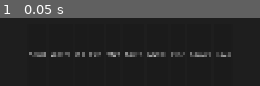
Above: before the commit, frame 1.
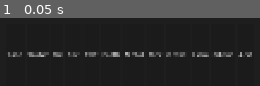
Above: after the commit, the same moment.

Repository: OmarSaez/Sandbox-game
Game: Godot game, scene res://scenes/main/main_scene.tscn
Same seed, same stepped clock (60 frames per second), same inputs: the game is played once before the commit and once after it.
Inputs:
- Up to frame 1 (0.05 s): no input

The runs differ from the first frame. In frame 1, 4.1% of the frame differs, in the area x 3-97%, y 50-58%.

Commit message:
Se agrega el ACIDO y el ANTI acido

Diff:
--- a/sandbox/scripts/sandbox/material.gd
+++ b/sandbox/scripts/sandbox/material.gd
@@ -21,6 +21,10 @@
 	GRAV_SLOW = 1 << 11,
 	GRAV_UP = 1 << 12,
 	GRAV_STATIC = 1 << 13,
+
+	# Interactions
+	ACID = 1 << 14,
+	ANTI_ACID = 1 << 15
 }
 
 @export var name: String = "Material"
--- a/sandbox/scripts/sandbox/sandbox_grid.gd
+++ b/sandbox/scripts/sandbox/sandbox_grid.gd
@@ -67,8 +67,11 @@
 	# Lava (Slow Liquid + Hot)
 	_register_material(11, Color.ORANGE, SandboxMaterial.Tags.LIQUID | SandboxMaterial.Tags.INCENDIARY | SandboxMaterial.Tags.GRAV_SLOW)
 
-	# Obsidian (Hard Rock)
-	_register_material(12, Color(0.1, 0.05, 0.2), SandboxMaterial.Tags.SOLID | SandboxMaterial.Tags.GRAV_STATIC)
+	# Obsidian (Hard Rock + Anti-Acid)
+	_register_material(12, Color(0.1, 0.05, 0.2), SandboxMaterial.Tags.SOLID | SandboxMaterial.Tags.GRAV_STATIC | SandboxMaterial.Tags.ANTI_ACID)
+
+	# Acid (Neon Green + Melts things)
+	_register_material(13, Color("#39FF14"), SandboxMaterial.Tags.LIQUID | SandboxMaterial.Tags.ACID | SandboxMaterial.Tags.GRAV_NORMAL)
 
 	# Fill with empty
 	cells.fill(0)
@@ -93,6 +96,8 @@
 	_add_button("Elec", 9)
 	_add_button("Gravel", 10)
 	_add_button("Lava", 11)
+	_add_button("Obisid", 12)
+	_add_button("Acid", 13)
 
 func _add_button(text, mat_id):
 	var btn = Button.new()
@@ -261,10 +266,14 @@
 		if randf() < 0.7: _set_cell(x, y, 0) # Vanish VERY fast
 		_check_neighbors_for_reaction(x, y, false)
 
-	# PULSE TRIGGER: Conductors with charge trigger TNT, but don't seed other metals here
+	# PASS 3: Conductor Pulse (Triggering TNT/Devices)
 	var charge = charge_array[idx]
 	if charge == 100:
 		_trigger_electric_devices(x, y)
+
+	# PASS 4: Acid interaction (Melting things!)
+	if (tags & SandboxMaterial.Tags.ACID):
+		_check_neighbors_for_reaction(x, y, false)
 
 func _trigger_electric_devices(x, y):
 	for ny in range(y - 1, y + 2):
@@ -290,9 +299,20 @@
 
 				# Lava + Water -> Obsidian
 				if (my_id == 11 and n_id == 2) or (my_id == 2 and n_id == 11):
-					_set_cell(x, y, 12) # Turn self to obsidian
-					_set_cell(nx, ny, 12) # Turn neighbor to obsidian
-					return # Stop other reactions for this frame
+					_set_cell(x, y, 12)
+					_set_cell(nx, ny, 12)
+					return
+
+				# ACID LOGIC
+				var my_tags = tags_array[y * grid_width + x]
+				if (my_tags & SandboxMaterial.Tags.ACID):
+					# If neighbor is NOT empty and NOT acid and NOT anti-acid
+					if n_id > 0 and n_id != 13 and !(n_tags & SandboxMaterial.Tags.ANTI_ACID):
+						if randf() < 0.6: # Faster melting speed (from 0.2 to 0.6)
+							_set_cell(nx, ny, 0) # Dissolve neighbor
+							# Optional: Acid might also be consumed (very slowly)
+							if randf() < 0.05: _set_cell(x, y, 0)
+							return
 
 				if is_heat:
 					if (n_tags & SandboxMaterial.Tags.FLAMMABLE):
